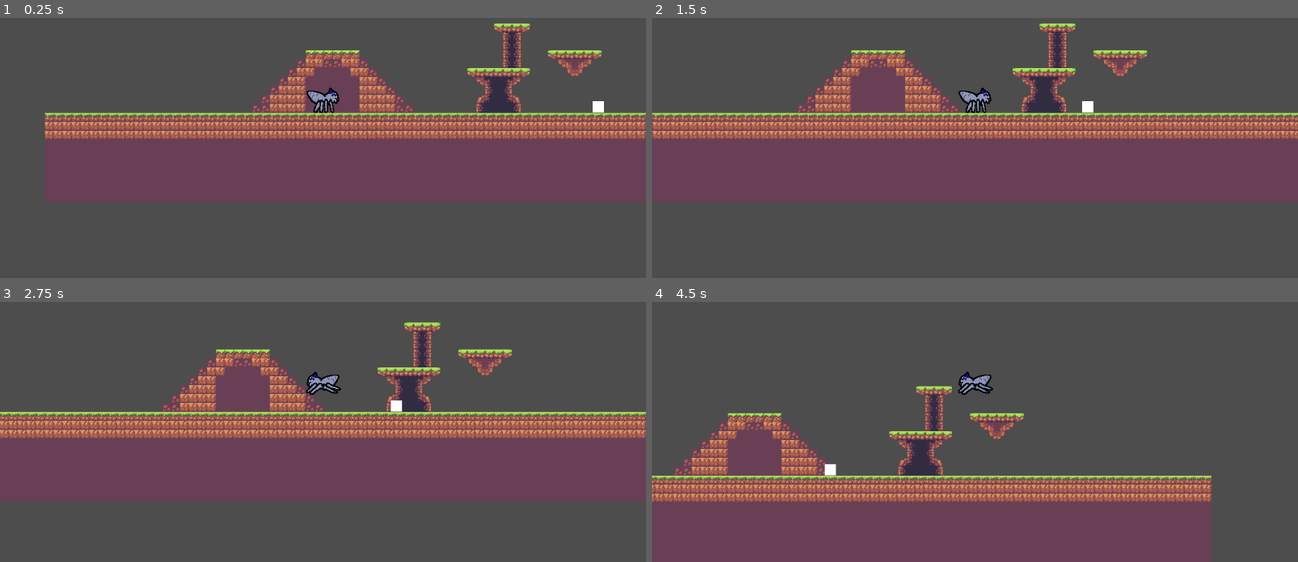
Above: before the commit, frames 1-4 (two rows, left to right).
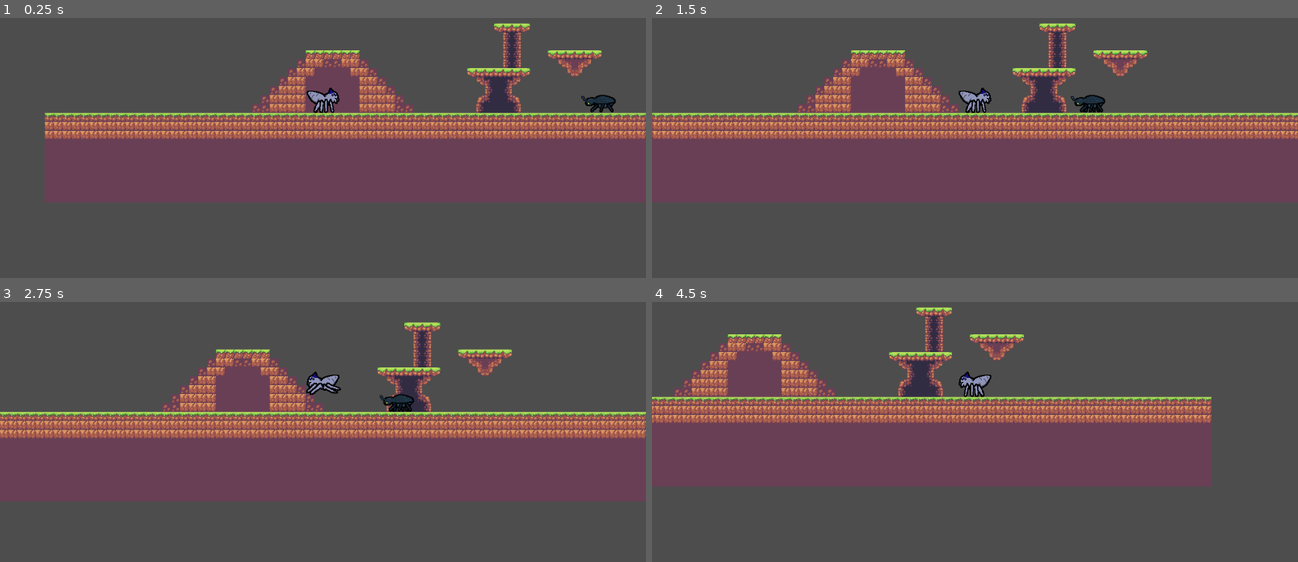
Above: after the commit, the same moments.

Repository: elijahzins/2DPlatfomer
Game: Godot game, scene res://player.tscn
The game is run twice, just before and just after one commit, with the same random seed, the same clock (stepped at 60 frames per second) and the same inputs.
Inputs:
- Up to frame 1 (0.25 s): no input
- Up to frame 2 (1.5 s): tap Enter (ui_accept) at 0.5, 0.77 s; hold Right (ui_right) from 0.53 s (still down)
- Up to frame 3 (2.75 s): tap Enter (ui_accept) at 1.52 s; release Right (ui_right) at 2.03 s; hold Left (ui_left) from 2.03 s (still down)
- Up to frame 4 (4.5 s): release Left (ui_left) at 2.78 s; hold Right (ui_right) 2.78-4.28 s; tap Enter (ui_accept) at 3.02, 3.77 s; hold Left (ui_left) from 4.28 s (still down)

The runs differ from the first frame. In frame 1, 0.2% of the frame differs, in the area x 89-96%, y 29-37%; in frame 2, 0.3%; in frame 3, 0.2%; in frame 4, 58%, in the area x 0-87%, y 2-100%.

Commit message:
Added sprite for enemy
Generic beetle, has walk cycle and flips based on direction
Collision has been altered to match

Diff:
--- a/enemy.gd
+++ b/enemy.gd
@@ -3,6 +3,8 @@
 @export var speed: float = 80.0
 @export var left_limit: float = -100.0
 @export var right_limit: float = 100.0
+
+@onready var enemySprite = $AnimatedSprite2D
 
 var direction := 1
 
@@ -11,12 +13,18 @@
 
 func _physics_process(delta):
 	linear_velocity.x = direction * speed
+	enemySprite.play("walk")
 
 	# Flip direction when reaching patrol limits
 	if position.x < left_limit:
 		direction = 1
+		if enemySprite.flip_h == false:
+			enemySprite.set_flip_h(true)
 	elif position.x > right_limit:
 		direction = -1
+		if enemySprite.flip_h == true:
+			enemySprite.set_flip_h(false)
+
 
 
 func _on_area_2d_body_entered(body: Node2D) -> void:
--- a/enemy.tscn
+++ b/enemy.tscn
@@ -1,22 +1,52 @@
-[gd_scene load_steps=5 format=3 uid="uid://be2b6lgn72kb4"]
+[gd_scene load_steps=9 format=3 uid="uid://be2b6lgn72kb4"]
 
 [ext_resource type="Script" uid="uid://cgvfu6jmc0ix4" path="res://enemy.gd" id="1_7k104"]
+[ext_resource type="Texture2D" uid="uid://bp30xhdiea6f7" path="res://ArtAssets/CharacterArtAssets/BeetleArtAssets/beetleStand.png" id="2_4gyqm"]
+[ext_resource type="Texture2D" uid="uid://do20arfqpodo3" path="res://ArtAssets/CharacterArtAssets/BeetleArtAssets/beetleWalk1.png" id="3_epg4t"]
+[ext_resource type="Texture2D" uid="uid://c06qds6vo33q0" path="res://ArtAssets/CharacterArtAssets/BeetleArtAssets/beetleStand2.png" id="4_3yqyl"]
+[ext_resource type="Texture2D" uid="uid://bef35s4vy4o6s" path="res://ArtAssets/CharacterArtAssets/BeetleArtAssets/beetleWalk2.png" id="5_wujgv"]
 
-[sub_resource type="CanvasTexture" id="CanvasTexture_7k104"]
+[sub_resource type="SpriteFrames" id="SpriteFrames_qi2p4"]
+animations = [{
+"frames": [{
+"duration": 1.0,
+"texture": ExtResource("2_4gyqm")
+}],
+"loop": true,
+"name": &"default",
+"speed": 5.0
+}, {
+"frames": [{
+"duration": 1.0,
+"texture": ExtResource("2_4gyqm")
+}, {
+"duration": 1.0,
+"texture": ExtResource("3_epg4t")
+}, {
+"duration": 1.0,
+"texture": ExtResource("4_3yqyl")
+}, {
+"duration": 1.0,
+"texture": ExtResource("5_wujgv")
+}],
+"loop": true,
+"name": &"walk",
+"speed": 10.0
+}]
 
 [sub_resource type="RectangleShape2D" id="RectangleShape2D_4gyqm"]
 
 [sub_resource type="RectangleShape2D" id="RectangleShape2D_7k104"]
-size = Vector2(22, 21)
+size = Vector2(61, 32)
 
 [node name="enemy" type="RigidBody2D"]
 gravity_scale = 0.0
 script = ExtResource("1_7k104")
 
-[node name="Sprite2D" type="Sprite2D" parent="."]
-position = Vector2(4.7683716e-07, 4.7683716e-07)
-scale = Vector2(20, 20)
-texture = SubResource("CanvasTexture_7k104")
+[node name="AnimatedSprite2D" type="AnimatedSprite2D" parent="."]
+position = Vector2(0, -16)
+sprite_frames = SubResource("SpriteFrames_qi2p4")
+animation = &"walk"
 
 [node name="CollisionShape2D" type="CollisionShape2D" parent="."]
 shape = SubResource("RectangleShape2D_4gyqm")
@@ -24,7 +54,7 @@
 [node name="Area2D" type="Area2D" parent="."]
 
 [node name="CollisionShape2D" type="CollisionShape2D" parent="Area2D"]
-position = Vector2(0, -0.5)
+position = Vector2(0.5, -6)
 shape = SubResource("RectangleShape2D_7k104")
 
 [connection signal="body_entered" from="Area2D" to="." method="_on_area_2d_body_entered"]
--- a/player.tscn
+++ b/player.tscn
@@ -15,7 +15,7 @@
 [ext_resource type="PackedScene" uid="uid://cnju75gm05fph" path="res://checkpointScene.tscn" id="13_606se"]
 
 [sub_resource type="RectangleShape2D" id="RectangleShape2D_vonw3"]
-size = Vector2(32, 22.666668)
+size = Vector2(32, 24.88889)
 
 [sub_resource type="SpriteFrames" id="SpriteFrames_n7ghd"]
 animations = [{
@@ -125,8 +125,6 @@
 "speed": 10.0
 }]
 
-[sub_resource type="SpriteFrames" id="SpriteFrames_urp6f"]
-
 [sub_resource type="RectangleShape2D" id="RectangleShape2D_n7ghd"]
 size = Vector2(3442, 575)
 
@@ -137,14 +135,14 @@
 script = ExtResource("1_onrkg")
 
 [node name="CollisionShape2D" type="CollisionShape2D" parent="player1"]
-position = Vector2(-9.536743e-07, 8.4)
+position = Vector2(-9.536743e-07, 6.4000006)
 scale = Vector2(1.8, 1.8)
 shape = SubResource("RectangleShape2D_vonw3")
 
 [node name="AnimatedSprite2D" type="AnimatedSprite2D" parent="player1"]
 position = Vector2(0, 3.0000002)
 sprite_frames = SubResource("SpriteFrames_n7ghd")
-animation = &"crouch"
+animation = &"walk"
 
 [node name="Camera2D" type="Camera2D" parent="player1"]
 
@@ -163,9 +161,6 @@
 [node name="enemy" parent="." instance=ExtResource("10_n7ghd")]
 position = Vector2(507, 21)
 
-[node name="AnimatedSprite2D" type="AnimatedSprite2D" parent="enemy"]
-sprite_frames = SubResource("SpriteFrames_urp6f")
-
 [node name="DeathZone" type="Area2D" parent="."]
 script = ExtResource("11_urp6f")
 
Binary file added: ArtAssets/CharacterArtAssets/BeetleArtAssets/beetleStand.png
Not shown, added: ArtAssets/CharacterArtAssets/BeetleArtAssets/beetleStand.png.import
Binary file added: ArtAssets/CharacterArtAssets/BeetleArtAssets/beetleStand2.png
Not shown, added: ArtAssets/CharacterArtAssets/BeetleArtAssets/beetleStand2.png.import
Binary file added: ArtAssets/CharacterArtAssets/BeetleArtAssets/beetleWalk1.png
Not shown, added: ArtAssets/CharacterArtAssets/BeetleArtAssets/beetleWalk1.png.import
Binary file added: ArtAssets/CharacterArtAssets/BeetleArtAssets/beetleWalk2.png
Not shown, added: ArtAssets/CharacterArtAssets/BeetleArtAssets/beetleWalk2.png.import
Not shown: 1 places in player.tscn that only renumber resources
